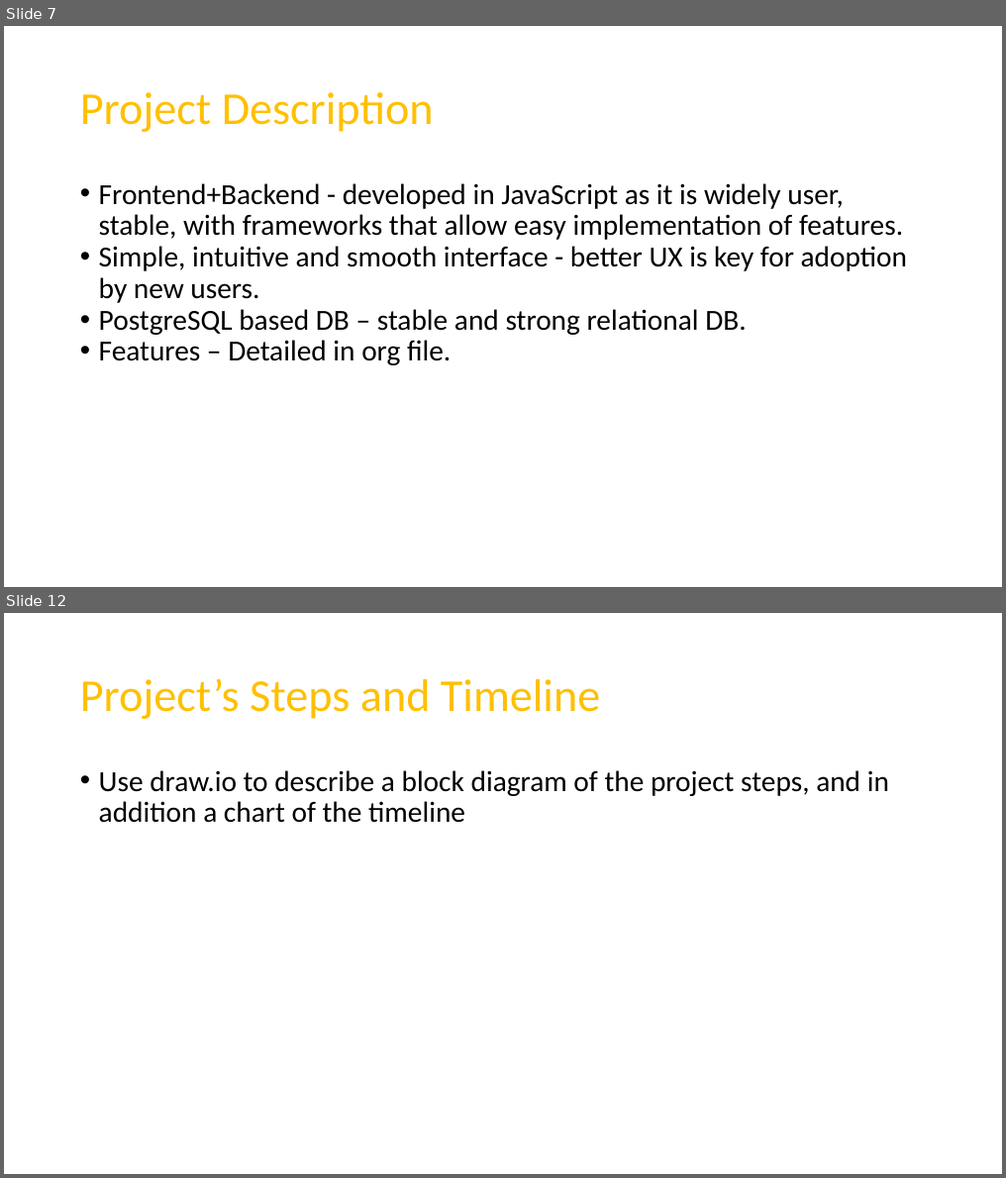
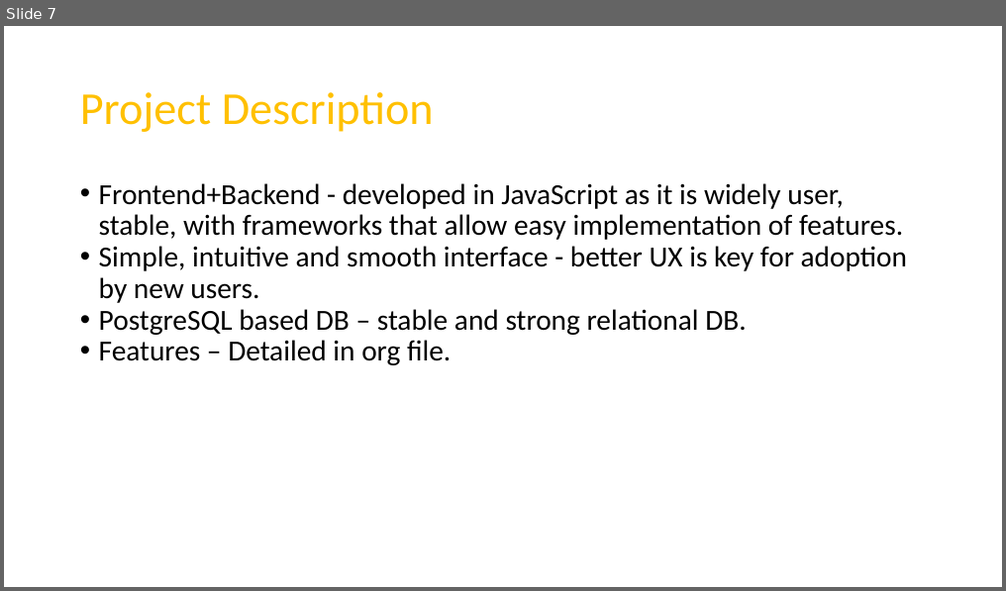
Before and after one commit to RoiTief/Exam-Management-System, a slide deck: docs/Exam Management System - PROPOSAL.pptx. Shown one above the other, each under a label of ours: slides 7 and 12 before the commit, slide 7 after it; the slides between them are not shown. The pictures are 1006x1178 and 1006x591 pixels, drawn with LibreOffice and Linux fonts; fonts in the diff are those of the drawing. Boxes give left, top, right and bottom in pixels: in the first picture for what was removed or moved away, otherwise in the second. Text is boxed around its words. In the diff, an @@ line names an element or a change of style, - is before the commit and + after.

```diff
--- a/docs/Exam Management System - PROPOSAL.pptx
+++ b/docs/Exam Management System - PROPOSAL.pptx
@@ slide 12 removed at (4,613,1002,1174), background #FFFFFF @@
@@ title removed at (80,678,600,719) @@
-Project’s Steps and Timeline
@@ text removed at (99,770,889,823) @@
-• Use draw.io to describe a block diagram of the project steps, and in addition a chart of the timeline
```
Also in this commit, not shown: 5 slides changed, 1 slide added, 1 other file.
